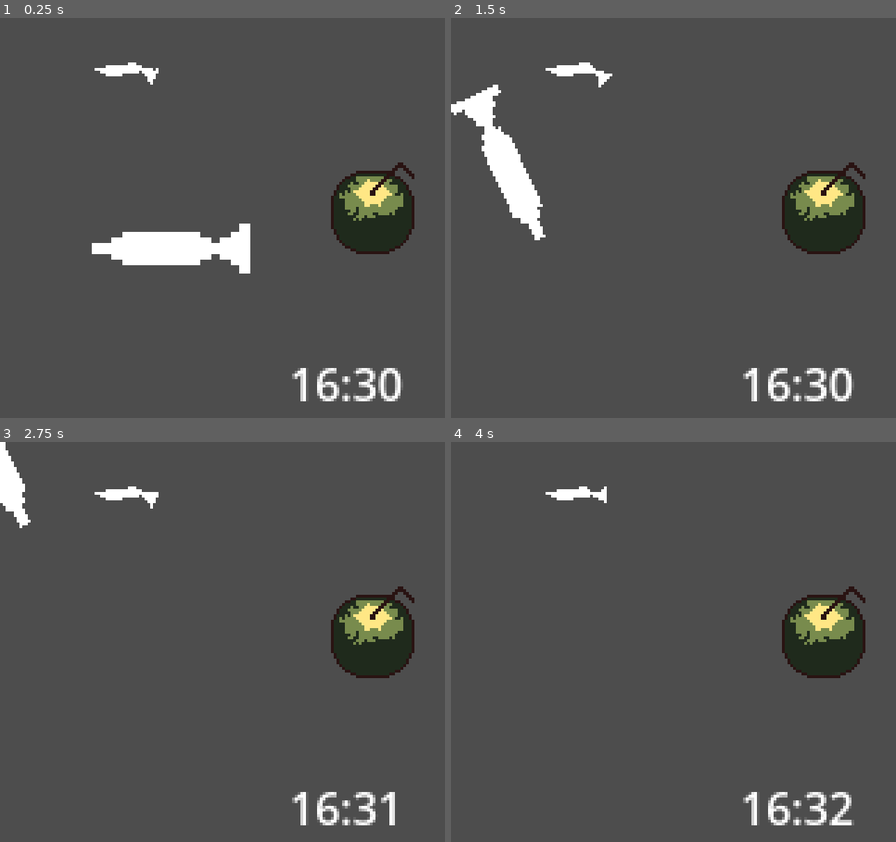
Above: before the commit, frames 1-4 (two rows, left to right).
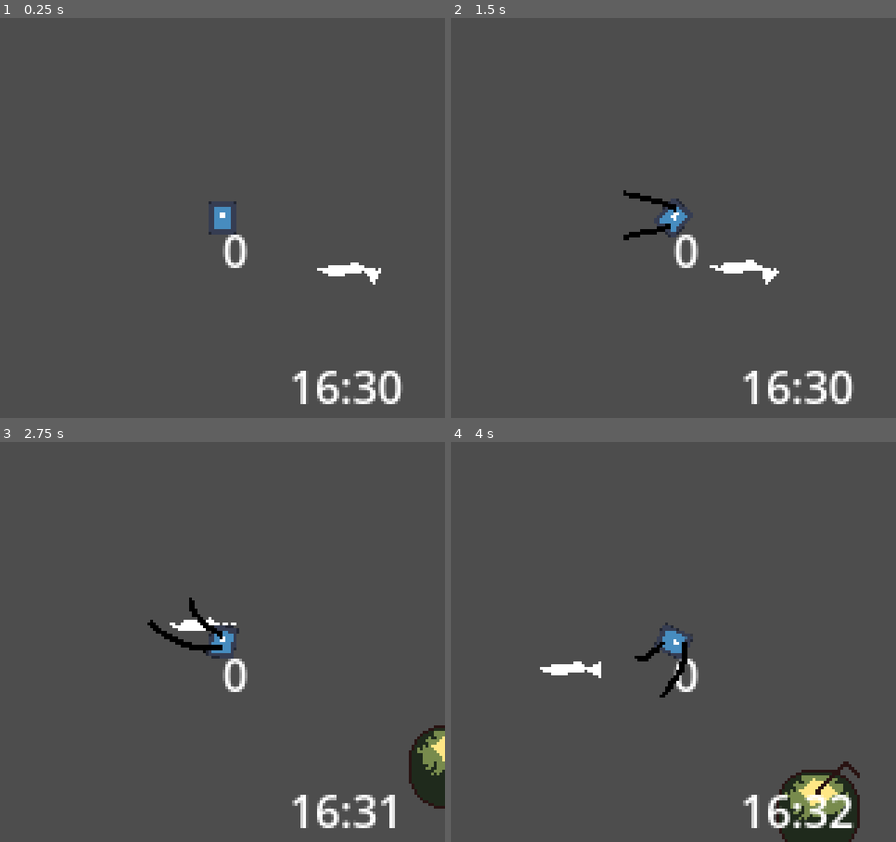
Above: after the commit, the same moments.

Repository: andrebariani/gbjam_12_spooky_fishing
Game: Godot game, scene res://scenes/test_scene.tscn
The game is run twice, just before and just after one commit, with the same random seed, the same clock (stepped at 60 frames per second) and the same inputs. The engine's default icon, where the game draws it, is replaced by a stand-in: a white triangle on a blue panel in a dark square.
Inputs:
- Up to frame 1 (0.25 s): no input
- Up to frame 2 (1.5 s): hold Right (right) 0.53-1.28 s; tap Z (A) at 0.6 s; tap X (B) at 0.8, 1.35 s; hold Down (down) from 1.28 s (still down)
- Up to frame 3 (2.75 s): tap Z (A) at 1.55, 2.1 s; release Down (down) at 2.03 s; hold Right (right) from 2.03 s (still down); tap X (B) at 2.3 s
- Up to frame 4 (4 s): release Right (right) at 2.78 s; hold Up (up) 2.78-3.53 s; tap X (B) at 2.85, 3.8 s; tap Z (A) at 3.05, 3.6 s; hold Left (left) from 3.53 s (still down)

The runs differ from the first frame. In frame 1, 7.6% of the frame differs, in the area x 20-94%, y 11-97%; in frame 2, 8.2%, in the area x 0-94%, y 11-97%; in frame 3, 7.8%; in frame 4, 7.9%.

Commit message:
tackle and cast tackle added

Diff:
--- a/scenes/entities/player/player_boat.gd
+++ b/scenes/entities/player/player_boat.gd
@@ -5,7 +5,11 @@
 @onready var sm = $States
 @onready var sprite = $sprite
 @onready var arrow_sprite = $arrow
-@onready var tackle = $Tackle
+
+@onready var TACKLE_TSCN = preload(
+	"res://scenes/entities/tackle/tackle.tscn"
+)
+var tackle_instance = null
 
 # DEBUG
 @onready var castLabel = $Debug/cast
@@ -47,6 +51,21 @@
 	castLabel.text = str(cast_power)
 
 
+func spawn_tackle(_dir := Vector2.ZERO):
+	var tackle = TACKLE_TSCN.instantiate()
+	tackle_instance = tackle
+	tackle.init(self)
+
+	get_parent().add_child(tackle)
+
+	tackle.launch(cast_power, _dir)
+
+
+func despawn_tackle():
+	tackle_instance.call_deferred("queue_free")
+	tackle_instance = null
+
+
 func update_inputs():
 	#if ControllerManager.is_controller_active():
 		#inputs.dirv.x = Input.get_axis("move_left_controller", "move_right_controller")
--- a/scenes/entities/player/player_boat.tscn
+++ b/scenes/entities/player/player_boat.tscn
@@ -9,7 +9,6 @@
 [ext_resource type="Script" path="res://scenes/entities/player/states/idle.gd" id="4_cnpij"]
 [ext_resource type="Script" path="res://scenes/entities/player/states/move.gd" id="4_xfj8a"]
 [ext_resource type="Script" path="res://scenes/entities/player/states/cast.gd" id="8_ef00f"]
-[ext_resource type="Script" path="res://scenes/entities/player/tackle.gd" id="9_q0qfy"]
 [ext_resource type="Script" path="res://scenes/entities/player/states/fishing.gd" id="10_l23x7"]
 
 [sub_resource type="RectangleShape2D" id="RectangleShape2D_gmrwm"]
@@ -18,9 +17,6 @@
 [sub_resource type="Curve" id="Curve_log4j"]
 _data = [Vector2(0, 1), 0.0, -0.505495, 0, 0, Vector2(1, 0.494505), -0.505495, 0.0, 0, 0]
 point_count = 2
-
-[sub_resource type="RectangleShape2D" id="RectangleShape2D_ink2m"]
-size = Vector2(3, 3)
 
 [node name="PlayerBoat" type="CharacterBody2D"]
 motion_mode = 1
@@ -75,10 +71,3 @@
 layout_mode = 0
 offset_right = 40.0
 offset_bottom = 23.0
-
-[node name="Tackle" type="CharacterBody2D" parent="."]
-script = ExtResource("9_q0qfy")
-
-[node name="CollisionShape2D" type="CollisionShape2D" parent="Tackle"]
-shape = SubResource("RectangleShape2D_ink2m")
-disabled = true
--- a/scenes/entities/player/states/cast.gd
+++ b/scenes/entities/player/states/cast.gd
@@ -1,6 +1,7 @@
 extends State
 
 @onready var tween: Tween
+var cast_dir := Vector2.ZERO
 
 func begin():
 	var e: PlayerBoat = entity
@@ -23,12 +24,13 @@
 	var e: PlayerBoat = entity
 
 	var button_pressed = e.get_input(e.input_start, 'pressed')
-	var button_just_pressed = e.get_input(e.input_start, 'just_pressed')
+	#var button_just_pressed = e.get_input(e.input_start, 'just_pressed')
 	var button_released = e.get_input(e.input_start, 'just_released')
 
 	e.velocity = e.velocity.move_toward(Vector2.ZERO, e.FRICTION * delta)
 
 	if e.inputs.dirv != Vector2.ZERO and not button_pressed:
+		cast_dir = e.inputs.dirv.normalized()
 		var input_angle = e.inputs.dirv.normalized().angle()
 		e.arrow_sprite.rotation = lerp(e.arrow_sprite.rotation, input_angle, e.ROTATION_SPEED)
 
@@ -36,7 +38,7 @@
 		start_tweening()
 	elif button_released:
 		tween.stop()
-		print_debug(e.cast_power)
+		e.spawn_tackle(cast_dir)
 		end("Fishing")
 	if e.get_input(e.input_cancel, 'just_pressed'):
 		end("Idle")
--- a/scenes/entities/player/states/fishing.gd
+++ b/scenes/entities/player/states/fishing.gd
@@ -1,8 +1,11 @@
 extends State
 
 
-func run(_delta):
+func run(delta):
 	var e: PlayerBoat = entity
 
+	e.velocity = e.velocity.move_toward(Vector2.ZERO, e.FRICTION * delta)
+
 	if e.get_input(e.input_cancel, 'just_pressed'):
+		e.despawn_tackle()
 		end("Idle")
--- a/scenes/entities/player/tackle.gd
+++ /dev/null
@@ -1,31 +0,0 @@
-extends CharacterBody2D
-
-
-const SPEED = 300.0
-const ACCEL = 300.0
-
-@onready var collision = $CollisionShape2D
-
-enum {
-	WAIT,
-	LAUNCH,
-	IDLE
-}
-
-var state = WAIT
-
-var dir = Vector2.ZERO
-
-var bait: BaitData = null
-
-func _physics_process(delta):
-	match state:
-		WAIT:
-			collision.disabled = true
-		LAUNCH:
-			velocity = velocity.move_toward(dir * SPEED, ACCEL * delta)
-		IDLE:
-			collision.disabled = false
-
-func _launch_at():
-	state = LAUNCH
--- /dev/null
+++ b/scenes/entities/tackle/tackle.gd
@@ -0,0 +1,50 @@
+extends Area2D
+
+@export var max_reach = 64
+const ACCEL = 300.0
+
+@onready var collision = $CollisionShape2D
+@onready var tween: Tween
+#@onready var path = $Path2D
+#@onready var path_follow = $Path2D/PathFollow2D
+
+enum {
+	WAIT,
+	LAUNCH,
+	FLOAT
+}
+
+var state = WAIT
+
+var dir = Vector2.ZERO
+var target_pos = Vector2.ZERO
+var speed = 0
+
+var entity = null
+var bait: BaitData = null
+
+
+func init(_entity):
+	entity = _entity
+	global_position = entity.global_position
+
+func _physics_process(delta):
+	match state:
+		WAIT:
+			pass
+		LAUNCH:
+			if not tween.is_running():
+				state = FLOAT
+		FLOAT:
+			collision.disabled = false
+
+func launch(_power: int, _dir: Vector2):
+	state = LAUNCH
+
+	var start_pos = entity.global_position
+	target_pos = Vector2(start_pos.x + 16 * _dir.x, start_pos.y * _dir.y) - global_position
+
+	tween = get_tree().create_tween()
+	tween.tween_property(self, 'global_position', target_pos, 0.5) \
+		.set_ease(Tween.EASE_IN_OUT) \
+		.set_trans(Tween.TRANS_QUAD)
--- /dev/null
+++ b/scenes/entities/tackle/tackle.tscn
@@ -0,0 +1,18 @@
+[gd_scene load_steps=4 format=3 uid="uid://bewvky2dybhnm"]
+
+[ext_resource type="Script" path="res://scenes/entities/tackle/tackle.gd" id="1_cc13m"]
+[ext_resource type="Texture2D" uid="uid://c4sb62hcu6rv7" path="res://assets/arrow.png" id="2_k8cle"]
+
+[sub_resource type="RectangleShape2D" id="RectangleShape2D_ink2m"]
+size = Vector2(3, 3)
+
+[node name="Tackle" type="Area2D"]
+script = ExtResource("1_cc13m")
+
+[node name="Sprite2D" type="Sprite2D" parent="."]
+scale = Vector2(0.1875, 0.25)
+texture = ExtResource("2_k8cle")
+
+[node name="CollisionShape2D" type="CollisionShape2D" parent="."]
+shape = SubResource("RectangleShape2D_ink2m")
+disabled = true
--- a/scenes/test_scene.tscn
+++ b/scenes/test_scene.tscn
@@ -3,8 +3,8 @@
 [ext_resource type="Shader" path="res://scenes/test_scene.gdshader" id="1_1ddho"]
 [ext_resource type="Texture2D" uid="uid://uxjkd1thsbg0" path="res://assets/test-sprite.png" id="1_phtu1"]
 [ext_resource type="Texture2D" uid="uid://cusnwg0quwr5s" path="res://assets/Sprite-0003.png" id="3_7istp"]
-[ext_resource type="PackedScene" uid="uid://bfoabmylt4ar5" path="res://scenes/entities/shadow.tscn" id="4_xpygu"]
 [ext_resource type="Script" path="res://scenes/ui/test_time.gd" id="6_npblf"]
+[ext_resource type="PackedScene" uid="uid://blk5upqrse004" path="res://scenes/entities/player/player_boat.tscn" id="6_plco2"]
 
 [sub_resource type="ShaderMaterial" id="ShaderMaterial_7n752"]
 shader = ExtResource("1_1ddho")
@@ -82,13 +82,14 @@
 
 [node name="TileMapLayer2" type="TileMapLayer" parent="."]
 
-[node name="Shadow" parent="." instance=ExtResource("4_xpygu")]
-position = Vector2(34, 83)
+[node name="PlayerBoat" parent="." instance=ExtResource("6_plco2")]
 
-[node name="time" type="Label" parent="."]
-offset_left = 104.0
-offset_top = 120.0
-offset_right = 159.0
-offset_bottom = 143.0
+[node name="time" type="Label" parent="PlayerBoat"]
+offset_left = 24.0
+offset_top = 49.0
+offset_right = 79.0
+offset_bottom = 72.0
 text = "00:00"
 script = ExtResource("6_npblf")
+
+[node name="Camera2D" type="Camera2D" parent="PlayerBoat"]
Not shown: 1 places in scenes/entities/player/player_boat.tscn that only renumber resources
